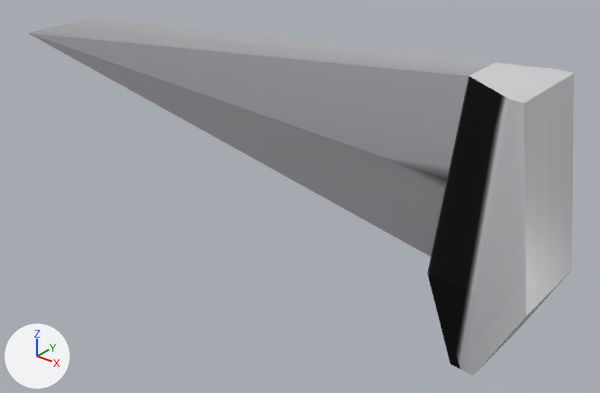
Renders of the glTF model models/rifle.glb from each side of a commit.
The view is the same before and after, from a camera (50 mm lens) standing at (1.1, -2.59, 1.63) and looking at (-0.99, 0.03, 0.0). Arrows for +X, +Y and +Z are at lower left; the lights stay in place. Where no turn or scale is listed for an object, it has been applied to the vertices.
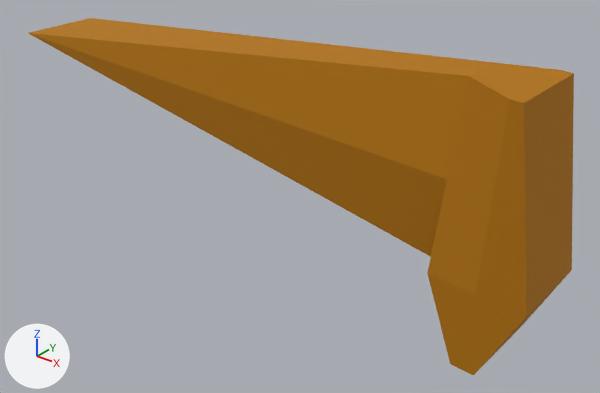
Pixel boxes [x1, y1, x2, y2] of what changed, in the pictures (600 x 393 px):
'Cube', surface changed (grey to brown)
    both: [28, 18, 574, 376]

Diff of the bpy script that builds the scene:
```diff
--- a/models/rifle.glb.py
+++ b/models/rifle.glb.py
@@ mat_material @@
 mat_material = principled_material('Material')
-mat_material.texture = img_guntexture
-mat_material.metallic = 0.405
-mat_material.roughness = 0.164
+mat_material.base_color = (0.499, 0.199, 0.0)  # orange #bb7b00
+mat_material.metallic = 0.25
+mat_material.roughness = 0.85
```
